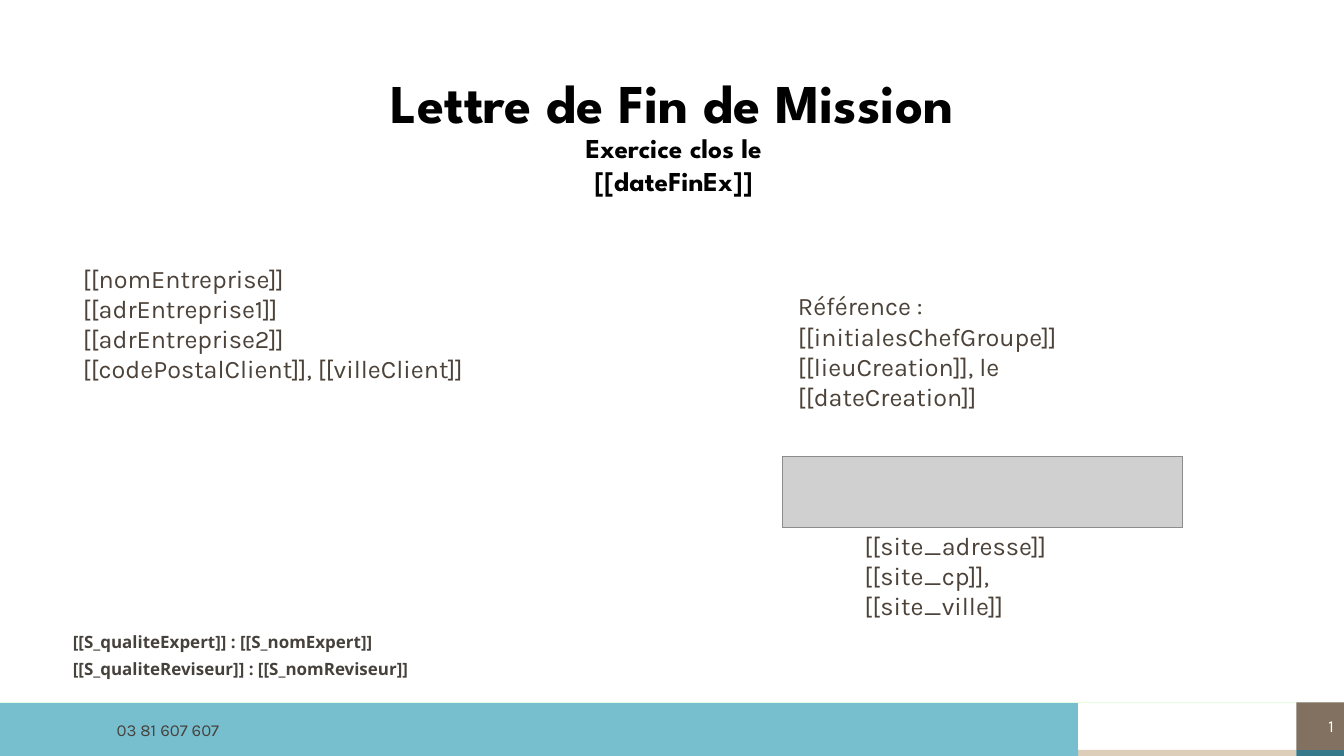
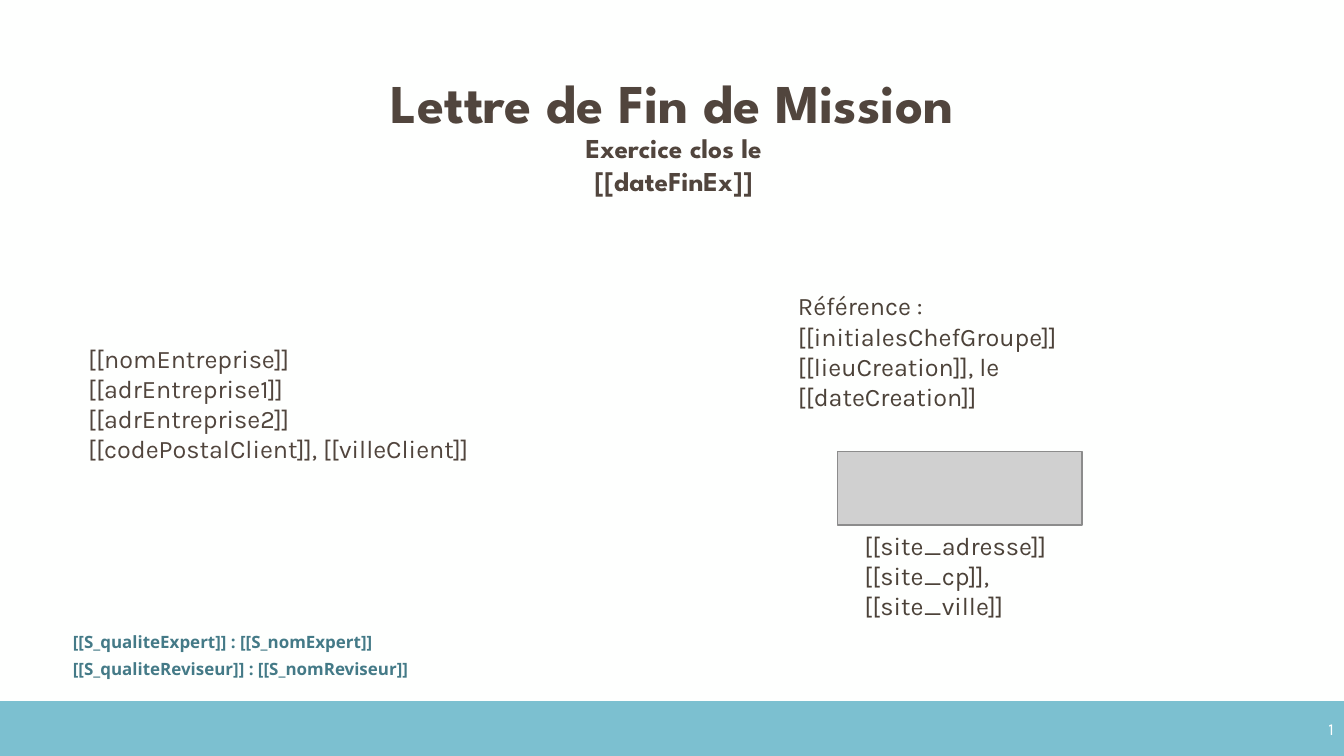
Before and after one commit to ldebouche/Projet1_lettre_fin_de_mission, a slide deck: slide 1 of backend/src/templates/modele_complet.pptm. Drawn at 1344x756 pixels with LibreOffice and Linux fonts; fonts in the diff are those of the drawing; grey boxes stand for pictures; background and template pictures are left out. Boxes give left, top, right and bottom in pixels: in the first picture for what was removed or moved away, otherwise in the second. Text is boxed around its words. In the diff, an @@ line names an element or a change of style, - is before the commit and + after.

```diff
--- a/backend/src/templates/modele_complet.pptm
+++ b/backend/src/templates/modele_complet.pptm
@@ text "Lettre de Fin de Mission" at box(391, 85, 953, 140): text colour #000000 to #51453D @@
@@ text "Exercice clos le [[dateFinEx]]" at box(586, 139, 761, 197): text colour #000000 to #51453D @@
@@ text "[[nomEntreprise]]": place and size @@
-text "[[nomEntreprise]]" at box(83, 269, 463, 381)
+text "[[nomEntreprise]]" at box(88, 349, 468, 461)
@@ text "[[nomEntreprise]]" at box(88, 349, 468, 461): text colour #4C4239 to #51453D @@
@@ picture: place and size @@
-picture at box(782, 457, 1183, 528)
+picture at box(838, 452, 1083, 525)
@@ text "[[S_qualiteExpert]] : [[S_nomExpert]]" at box(73, 635, 408, 679): text colour #47413C to #447A87 @@
@@ freeform shape removed at box(0, 703, 1078, 750) @@
@@ rectangle added at box(0, 703, 1344, 756), fill #7CC0D0, outline #7CC0D0 1.5 pt @@
@@ page number: place and size @@
-page number at box(1297, 703, 1344, 750)
+page number at box(1297, 703, 1344, 756)
@@ page number at box(1297, 703, 1344, 756): fill #827161 to #7CC0D0; outline none to #7CC0D0 0.75 pt @@
@@ text removed at box(117, 725, 219, 736) @@
-03 81 607 607
@@ rectangle removed at box(0, 750, 1079, 756) @@
@@ rectangle removed at box(1079, 750, 1298, 756) @@
@@ rectangle removed at box(1297, 750, 1344, 756) @@
```
Also in this commit, not shown: 19 other slides changed, 20 other files.
